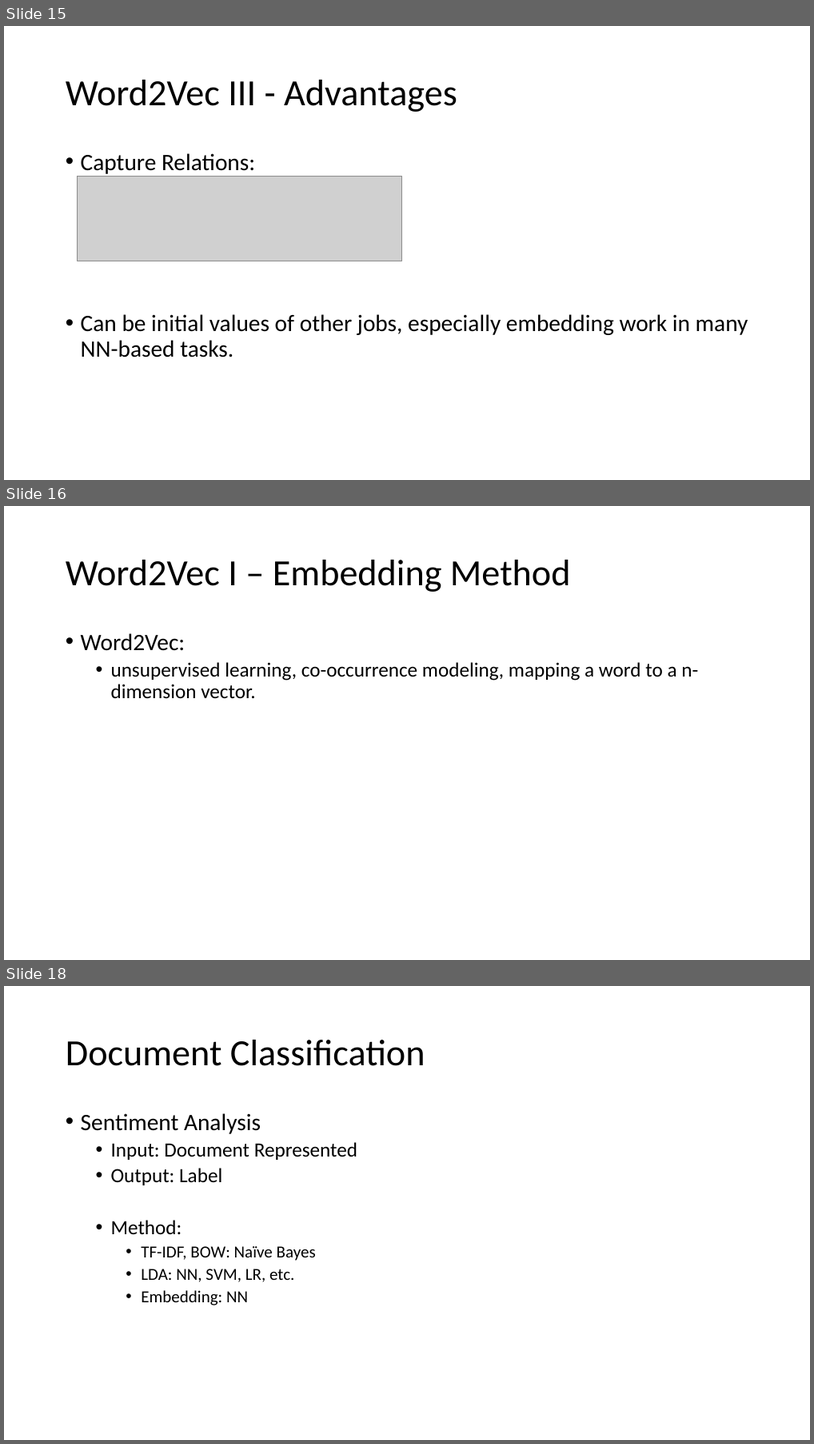
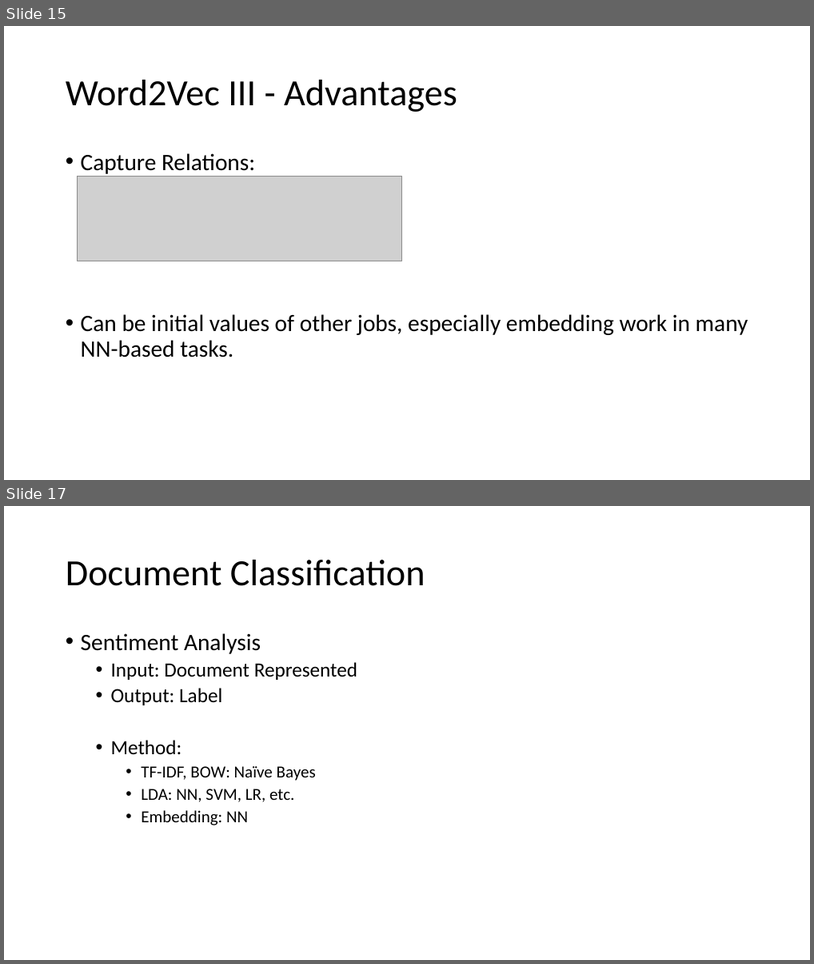
Before and after one commit to jirachikai/nlp-tutorial, a slide deck: slides.pptx. Shown one above the other, each under a label of ours: slides 15, 16 and 18 before the commit, slides 15 and 17 after it; the slides between them are not shown. The pictures are 814x1444 and 814x964 pixels, drawn with LibreOffice and Linux fonts; fonts in the diff are those of the drawing; grey boxes stand for pictures. Boxes give left, top, right and bottom in pixels: in the first picture for what was removed or moved away, otherwise in the second. Text is boxed around its words. In the diff, an @@ line names an element or a change of style, - is before the commit and + after.

```diff
--- a/slides.pptx
+++ b/slides.pptx
@@ slide 16 removed at (x1=4, y1=506, x2=810, y2=960), background #FFFFFF @@
@@ title removed at (x1=66, y1=560, x2=571, y2=592) @@
-Word2Vec I – Embedding Method
@@ text removed at (x1=81, y1=633, x2=698, y2=698) @@
-• Word2Vec:
-  • unsupervised learning, co-occurrence modeling, mapping a word to a n-dimension vector.
@@ what was slide 18 is now slide 17 @@
```
Also in this commit, not shown: 5 slides changed, 3 other files.
